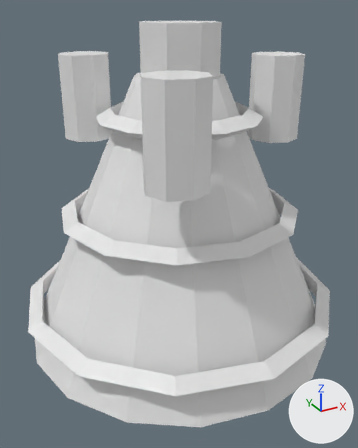
The glTF model models/orbital_star_lifter.glb, before and after one commit.
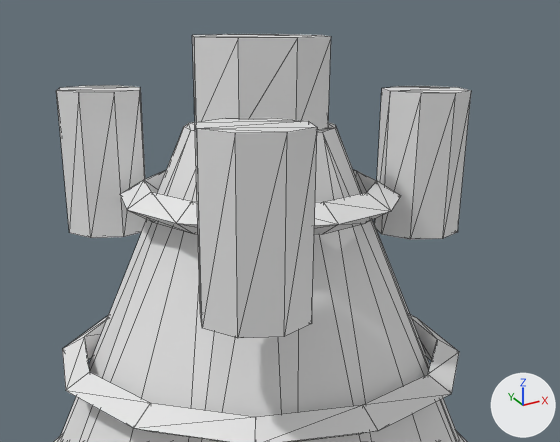
Each version appears first whole from a 50 mm lens placed at (-0.121, -0.219, 0.089), pointed at (-0.004, -0.007, -0.017), and next in a close-up on the part from 7% to 100% of the width and 0% to 59% of the height. The lights are fixed; the arrows at lower right show +X, +Y and +Z. The last two pictures show the newer version. The close-ups show mesh edges as thin lines. Vertices at exactly the same position are counted once.

Names of what the first close-up shows: 'StarLifter'.
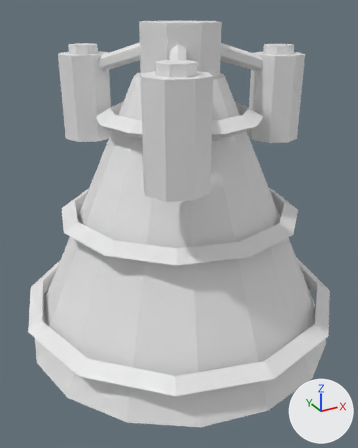
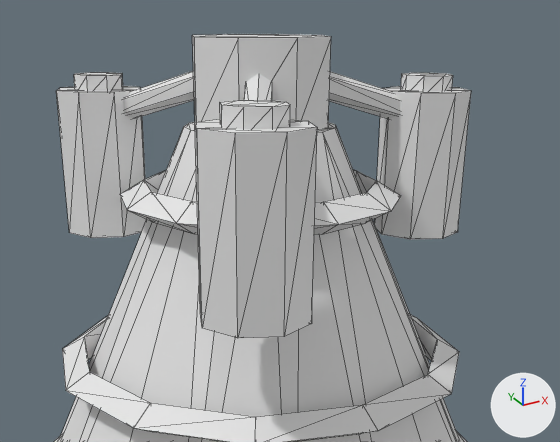
Boxes [x1, y1, x2, y2] around the edits, measured in the close-ups (560 x 442 px):
part 1 of me_cone, added
    after: [401, 73, 453, 92]
part 2 of me_cone, added
    after: [74, 72, 123, 91]
part 3 of me_cone, added
    after: [220, 100, 290, 129]
part 4 of me_cone, added
    after: [123, 71, 400, 119]

The edits, one by one:
me_cone is used by ob_starlifter; location (0.0, 0.0, 0.0).
me_cone had 204 vertices, 388 faces and spanned x -0.087..0.087, y -0.087..0.087, z -0.082..0.082.
me_cone now has 288 vertices, 532 faces and spans x -0.087..0.087, y -0.087..0.087, z -0.082..0.082.
me_cone part 1: a new loose piece, an 8-sided cylinder along z spanning x 0.052..0.068, y -0.008..0.008, z 0.064..0.07.
me_cone part 2: a new loose piece, an 8-sided cylinder along z spanning x -0.038..-0.022, y 0.044..0.06, z 0.064..0.07.
me_cone part 3: a new loose piece, an 8-sided cylinder along z spanning x -0.038..-0.022, y -0.06..-0.044, z 0.064..0.07.
Part 4, on me_cone:
18 vertices are added at x -0.032..0.017, y -0.052..0.052, z 0.054..0.074.
6 new vertices lie (0.042, 0.0, -0.012) away from vertices in x 0.015..0.017, y -0.003..0.003, z 0.066..0.074.
6 new vertices lie (0.021, 0.036, 0.012) away from vertices in x -0.032..-0.026, y -0.052..-0.048, z 0.054..0.062.
6 new vertices lie (0.021, -0.036, 0.012) away from vertices in x -0.032..-0.026, y 0.048..0.052, z 0.054..0.062.
60 new faces join them.
